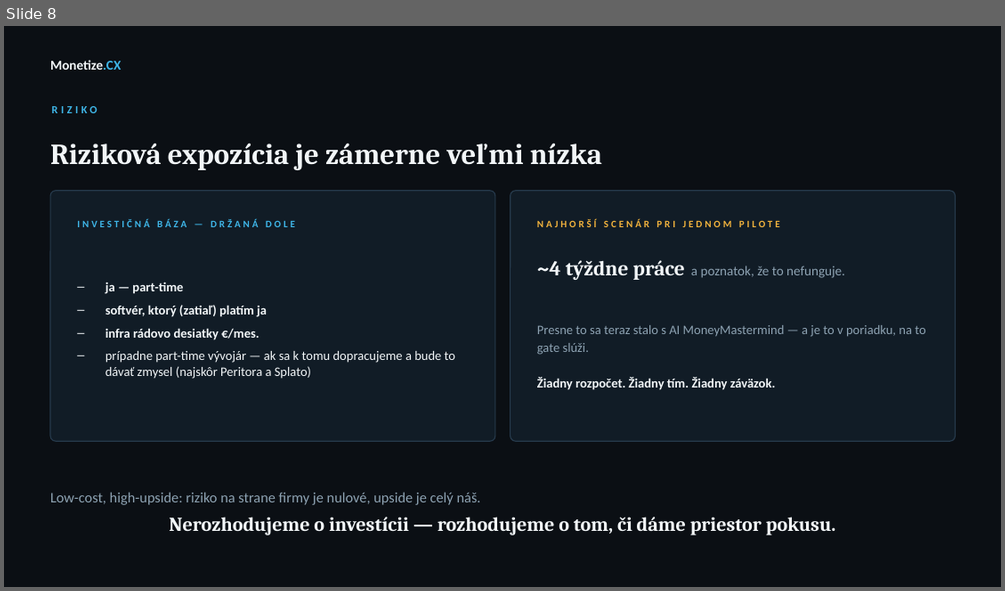
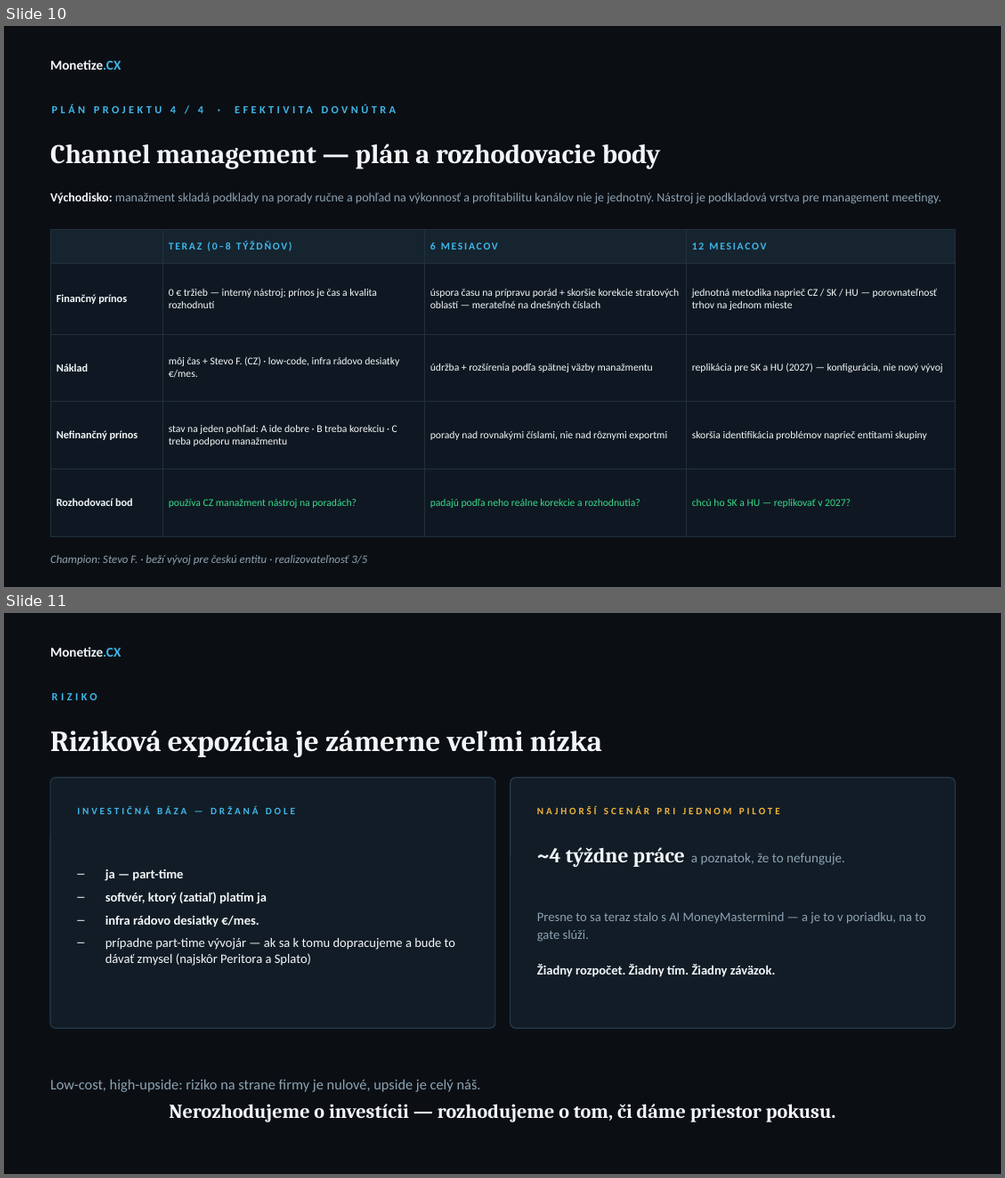
Before and after one commit to pietro18/pietro18, a slide deck: prezentacie/AI_projekty_Forbes_SK_diskusia.pptx. Shown one above the other, each under a label of ours: slide 8 before the commit, slides 10 and 11 after it. The pictures are 1005x591 and 1005x1178 pixels, drawn with LibreOffice and Linux fonts; fonts in the diff are those of the drawing. Boxes give left, top, right and bottom in pixels: in the first picture for what was removed or moved away, otherwise in the second. Text is boxed around its words. In the diff, an @@ line names an element or a change of style, - is before the commit and + after.

```diff
--- a/prezentacie/AI_projekty_Forbes_SK_diskusia.pptx
+++ b/prezentacie/AI_projekty_Forbes_SK_diskusia.pptx
@@ slide 10 added at [4, 26, 1001, 587], background #0B0F14 @@
@@ text added at [50, 60, 121, 70], 13 pt, text #F2F6F8, bold @@
+Monetize.CX
@@ text added at [52, 104, 203, 113], 10.5 pt, text #3FB6E8, bold @@
+PLÁN PROJEKTU 4 / 4 · EFEKTIVITA DOVNÚTRA
@@ text added at [50, 143, 661, 169], 26 pt, text #F2F6F8, bold @@
+Channel management — plán a rozhodovacie body
@@ text added at [50, 192, 942, 204], 12 pt, text #8DA2B2 @@
+Východisko: manažment skladá podklady na porady ručne a pohľad na výkonnosť a profitabilitu kanálov nie je jednotný. Nástroj je podkladová vrstva pre management meetingy.
@@ table added at [50, 230, 955, 511], 5 rows, 4 columns @@
+ | TERAZ (0–8 TÝŽDŇOV) | 6 MESIACOV | 12 MESIACOV
+Finančný prínos | 0 € tržieb — interný nástroj; prínos je čas a kvalita rozhodnutí | úspora času na prípravu porád + skoršie korekcie stratových oblastí — merateľné na dnešných číslach | jednotná metodika naprieč CZ / SK / HU — porovnateľnosť trhov na jednom mieste
+Náklad | môj čas + Stevo F. (CZ) · low-code, infra rádovo desiatky €/mes. | údržba + rozšírenia podľa spätnej väzby manažmentu | replikácia pre SK a HU (2027) — konfigurácia, nie nový vývoj
+Nefinančný prínos | stav na jeden pohľad: A ide dobre · B treba korekciu · C treba podporu manažmentu | porady nad rovnakými číslami, nie nad rôznymi exportmi | skoršia identifikácia problémov naprieč entitami skupiny
+Rozhodovací bod | používa CZ manažment nástroj na poradách? | padajú podľa neho reálne korekcie a rozhodnutia? | chcú ho SK a HU — replikovať v 2027?
@@ text added at [50, 555, 367, 564], 11 pt, text #8DA2B2, italic @@
+Champion: Stevo F. · beží vývoj pre českú entitu · realizovateľnosť 3/5
@@ what was slide 8 is now slide 11 @@
```
Also in this commit, not shown: 2 slides changed, 2 other slides added.
